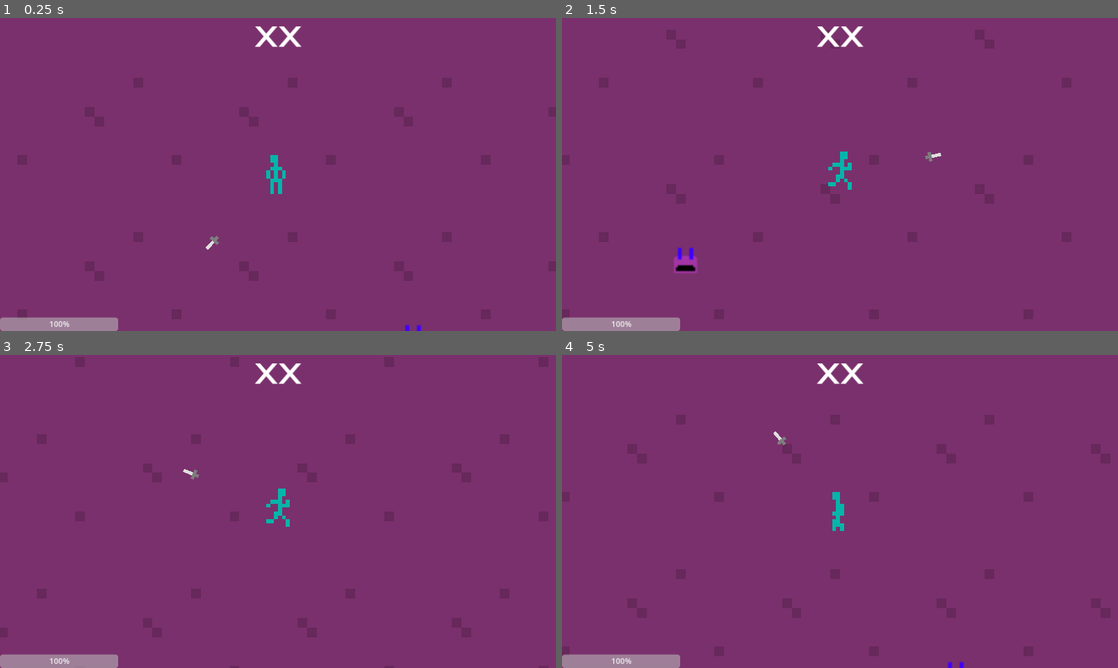
Above: before the commit, frames 1-4 (two rows, left to right).
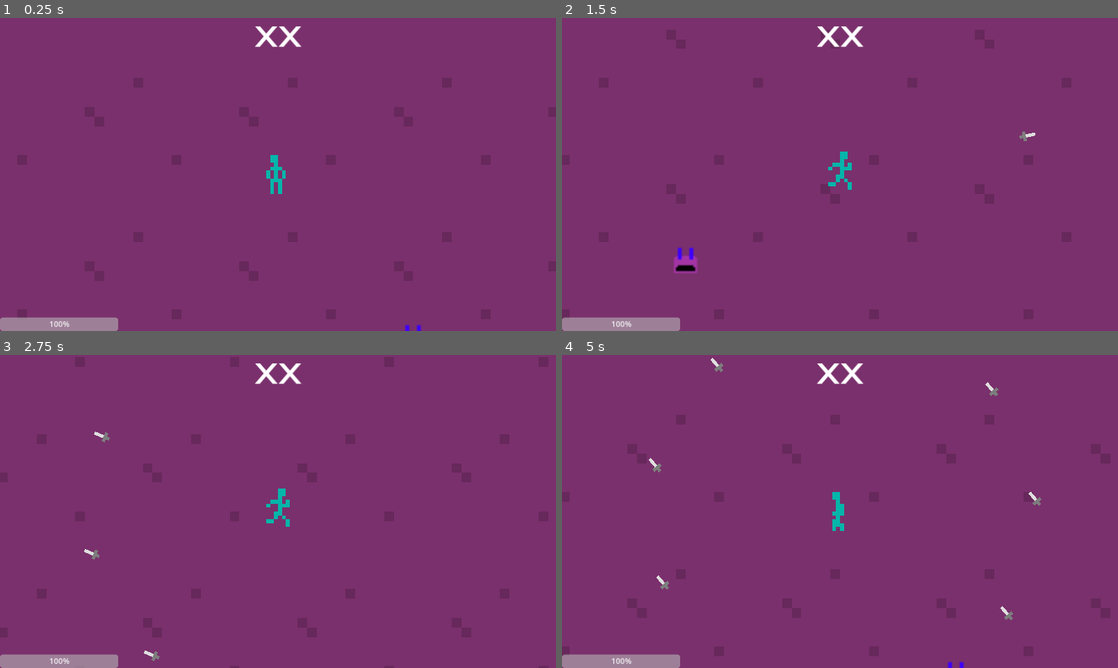
Above: after the commit, the same moments.

Repository: Shmupette/ChristmasProject
Game: Godot game, scene res://scenes/main_scene.tscn
Two runs of this game, one before a commit and one after it. Both use one fixed random seed, a clock stepped at 60 frames per second and the inputs below.
Inputs:
- Up to frame 1 (0.25 s): no input
- Up to frame 2 (1.5 s): tap Enter at 0.5 s; hold D (right) 0.53-1.28 s; hold 1 (knoife, bound only after the commit) 0.53-1.28 s; hold S (down) from 1.28 s (still down); tap 1 (knoife, bound only after the commit) at 1.35 s
- Up to frame 3 (2.75 s): release S (down) at 2.03 s; hold D (right) from 2.03 s (still down); hold 1 (knoife, bound only after the commit) from 2.03 s (still down)
- Up to frame 4 (5 s): release D (right) at 2.78 s; release 1 (knoife, bound only after the commit) at 2.78 s; hold W (up) 2.78-3.53 s; tap 1 (knoife, bound only after the commit) at 2.85, 4.35 s; hold 1 (knoife, bound only after the commit) 3.53-4.28 s; hold A (left) from 3.53 s (still down)

The runs differ from the first frame. In frame 1, less than 0.1% of the frame differs, in the area x 37-40%, y 69-74%; in frame 2, less than 0.1%; in frame 3, 0.2%; in frame 4, 0.3%, in the area x 15-87%, y 0-85%.

Commit message:
broken knoife

Diff:
--- a/project.godot
+++ b/project.godot
@@ -45,8 +45,8 @@
 "events": [Object(InputEventKey,"resource_local_to_scene":false,"resource_name":"","device":-1,"window_id":0,"alt_pressed":false,"shift_pressed":false,"ctrl_pressed":false,"meta_pressed":false,"pressed":false,"keycode":0,"physical_keycode":87,"key_label":0,"unicode":119,"echo":false,"script":null)
 ]
 }
-damageTest={
+knoife={
 "deadzone": 0.5,
-"events": [Object(InputEventKey,"resource_local_to_scene":false,"resource_name":"","device":0,"window_id":0,"alt_pressed":false,"shift_pressed":false,"ctrl_pressed":false,"meta_pressed":false,"pressed":false,"keycode":0,"physical_keycode":70,"key_label":0,"unicode":0,"echo":false,"script":null)
+"events": [Object(InputEventKey,"resource_local_to_scene":false,"resource_name":"","device":-1,"window_id":0,"alt_pressed":false,"shift_pressed":false,"ctrl_pressed":false,"meta_pressed":false,"pressed":false,"keycode":0,"physical_keycode":49,"key_label":0,"unicode":49,"echo":false,"script":null)
 ]
 }
--- a/scenes/weapon.tscn
+++ b/scenes/knoife.tscn
@@ -1,7 +1,7 @@
 [gd_scene load_steps=7 format=3 uid="uid://7j6m4nyc64ok"]
 
-[ext_resource type="Script" path="res://scripts/weapon.gd" id="1_oxhle"]
-[ext_resource type="Texture2D" uid="uid://bislyu2mp2ql6" path="res://sprites/knoife.png" id="2_6jwhb"]
+[ext_resource type="Script" path="res://scripts/knoife.gd" id="1_bt8tm"]
+[ext_resource type="Texture2D" uid="uid://bislyu2mp2ql6" path="res://sprites/knoife.png" id="2_4b8yf"]
 
 [sub_resource type="Animation" id="Animation_1ew8m"]
 length = 0.001
@@ -44,13 +44,13 @@
 radius = 3.0
 height = 10.0
 
-[node name="Weapon" type="Area2D"]
+[node name="Knoife" type="Area2D"]
 scale = Vector2(0.335, 0.335)
-script = ExtResource("1_oxhle")
+script = ExtResource("1_bt8tm")
 
 [node name="Sprite2D" type="Sprite2D" parent="."]
 texture_filter = 1
-texture = ExtResource("2_6jwhb")
+texture = ExtResource("2_4b8yf")
 flip_v = true
 hframes = 4
 vframes = 4
--- a/scripts/enemy.gd
+++ b/scripts/enemy.gd
@@ -32,6 +32,5 @@
 
 func takeDamage(damage):
 	health -= damage
-	print(health)
 	if health <= 0:
 		queue_free()
--- a/scripts/main_scene.gd
+++ b/scripts/main_scene.gd
@@ -23,4 +23,3 @@
 	mob_spawn_follow_path.progress_ratio = randf()
 	mob.position = mob_spawn_follow_path.position
 	add_child(mob)
-	print("spawned")
--- a/scripts/protag.gd
+++ b/scripts/protag.gd
@@ -1,7 +1,7 @@
 extends CharacterBody2D
 
 const HUD = preload("res://scenes/HUD.tscn")
-const WEAPON = preload("res://scenes/weapon.tscn")
+const KNOIFE = preload("res://scenes/knoife.tscn")
 @onready var weapon_pivot = $weaponPivot
 @onready var animation_player = $Sprite2D/AnimationPlayer
 @onready var sprite_2d = $Sprite2D
@@ -9,12 +9,12 @@
 var speed = 40
 var health = 100
 var hud = null
+var knoifes = []
 
 func _ready():
 	hud = HUD.instantiate()
 	hud.setPlayer(self)
 	add_child(hud)
-	giveWeapon()
 
 func get_input():
 	var input_direction = Input.get_vector("left", "right", "up", "down")
@@ -36,11 +36,24 @@
 	if event.is_action_pressed("right"):
 		sprite_2d.flip_h = true
 
+	if event.is_action_pressed("knoife"):
+		giveKnoife()
+
 func takeDamage(damage):
 	health -= damage
 
-func giveWeapon():
-	var weapon = WEAPON.instantiate()
-	weapon.setPlayer(self)
-	weapon.position = Vector2(0, 10)
-	weapon_pivot.add_child(weapon)
+func giveKnoife():
+	print("added knoife")
+	var knoife = KNOIFE.instantiate()
+	knoife.setPlayer(self)
+	weapon_pivot.add_child(knoife)
+	knoifes.append(knoife)
+	updateKnoifes()
+
+func updateKnoifes():
+	var offset = 360 / knoifes.size()
+	var currentOffset = 0
+	for knoife in knoifes:
+		print(currentOffset)
+		knoife.position = Vector2(sin(currentOffset) * 20, cos(currentOffset) * 20)
+		currentOffset += offset
Binary file removed: sprites/sword.png
Not shown, removed: sprites/sword.png.import
